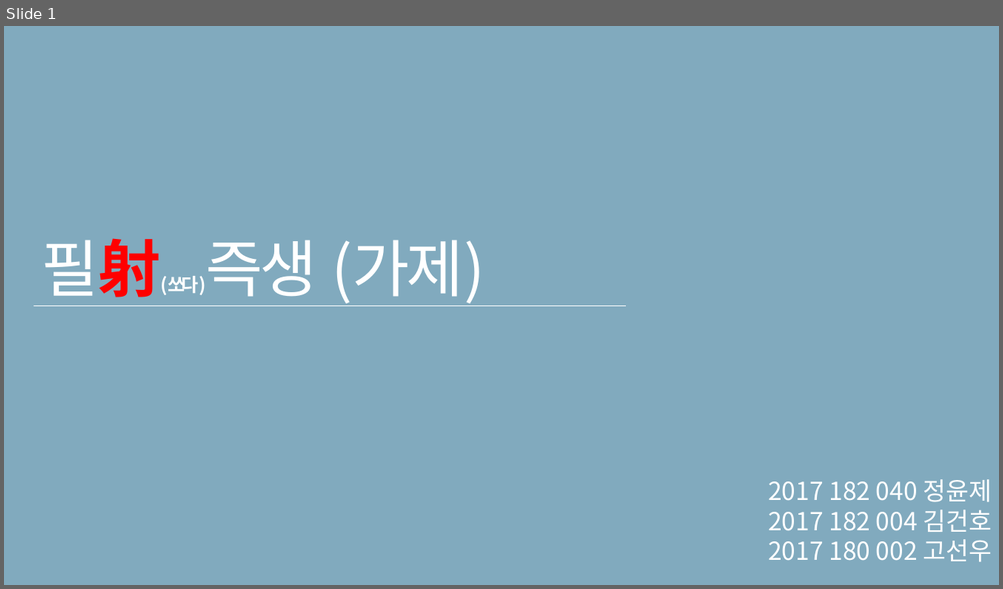
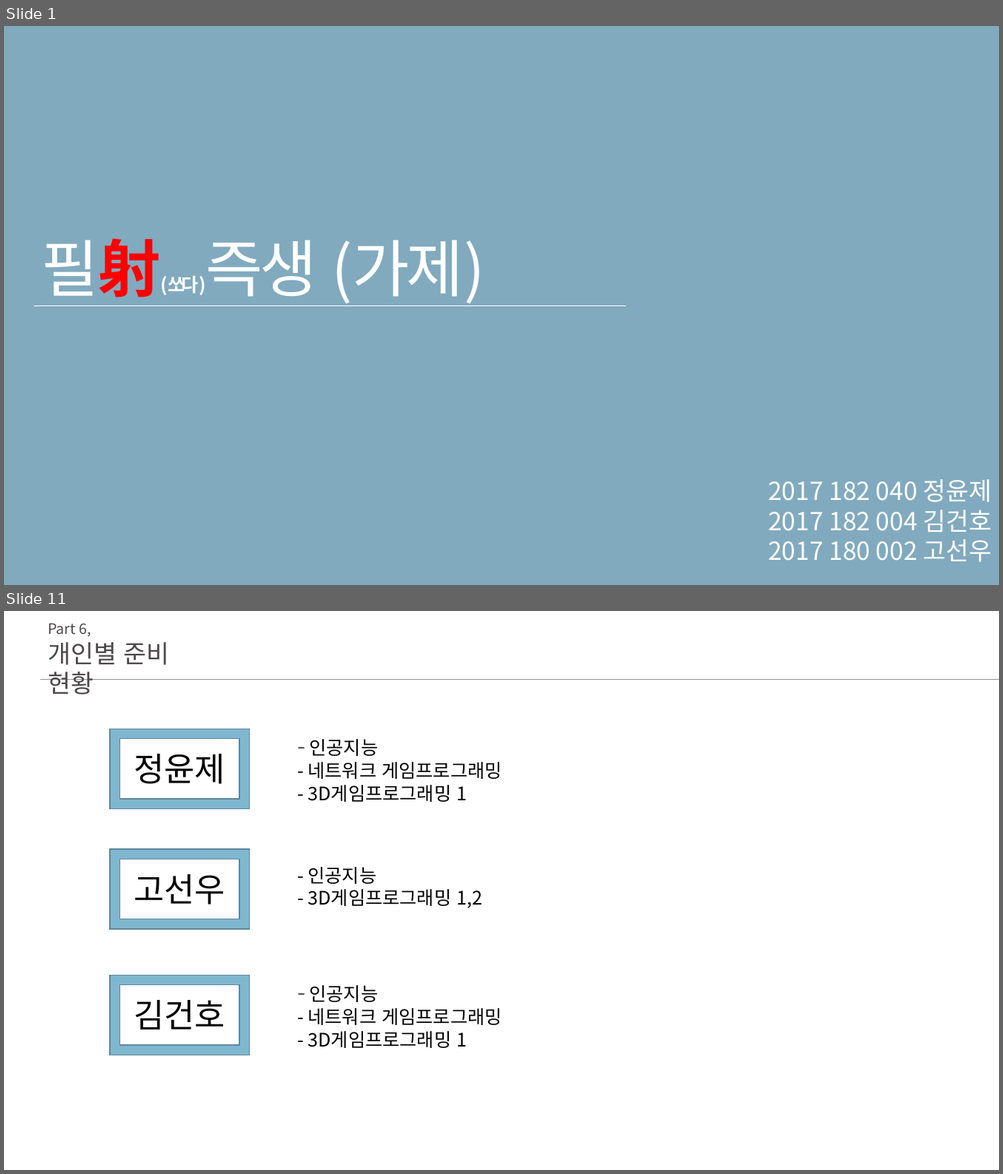
Before and after one commit to ghk01214/KPUFinalGame-deprecated-, a slide deck: docs/졸작 초안.pptx. Shown one above the other, each under a label of ours: slide 1 before the commit, slides 1 and 11 after it; the slides between them are not shown. The pictures are 1003x589 and 1003x1174 pixels, drawn with LibreOffice and Linux fonts; fonts in the diff are those of the drawing. Boxes give left, top, right and bottom in pixels: in the first picture for what was removed or moved away, otherwise in the second. Text is boxed around its words. In the diff, an @@ line names an element or a change of style, - is before the commit and + after.

```diff
--- a/docs/졸작 초안.pptx
+++ b/docs/졸작 초안.pptx
@@ slide 11 added at (x1=4, y1=611, x2=999, y2=1170), background #FFFFFF @@
@@ text added at (x1=48, y1=623, x2=91, y2=637), 14 pt, text #4D484A @@
+Part 6,
@@ text added at (x1=48, y1=642, x2=170, y2=695), 24 pt, text #4D484A @@
+개인별 준비 현황
@@ line added from (40, 679) to (999, 679), #989194 0.5 pt @@
@@ frame added at (x1=110, y1=729, x2=250, y2=809), fill #80B7D0, outline #5F879A 1 pt @@
@@ text added at (x1=308, y1=739, x2=501, y2=802), 18 pt, text #000000 @@
+- 인공지능
+- 네트워크 게임프로그래밍
+- 3D게임프로그래밍 1
@@ text added at (x1=134, y1=754, x2=225, y2=784), 32 pt, text #000000 @@
+정윤제
@@ frame added at (x1=110, y1=849, x2=250, y2=929), fill #80B7D0, outline #5F879A 1 pt @@
@@ text added at (x1=134, y1=874, x2=225, y2=905), 32 pt, text #000000 @@
+고선우
@@ text added at (x1=308, y1=867, x2=482, y2=908), 18 pt, text #000000 @@
+- 인공지능
+- 3D게임프로그래밍 1,2
@@ frame added at (x1=110, y1=975, x2=250, y2=1055), fill #80B7D0, outline #5F879A 1 pt @@
@@ text added at (x1=308, y1=985, x2=501, y2=1048), 18 pt, text #000000 @@
+- 인공지능
+- 네트워크 게임프로그래밍
+- 3D게임프로그래밍 1
@@ text added at (x1=134, y1=1000, x2=225, y2=1030), 32 pt, text #000000 @@
+김건호
```
Also in this commit, not shown: 7 slides changed, 5 other slides added, 4 slides removed.
